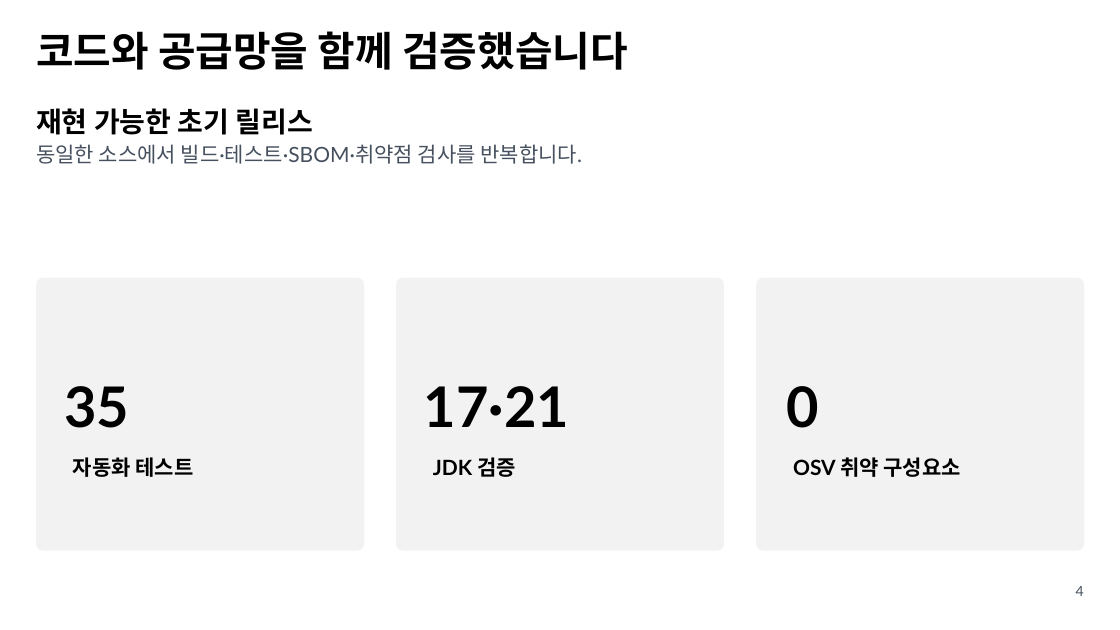
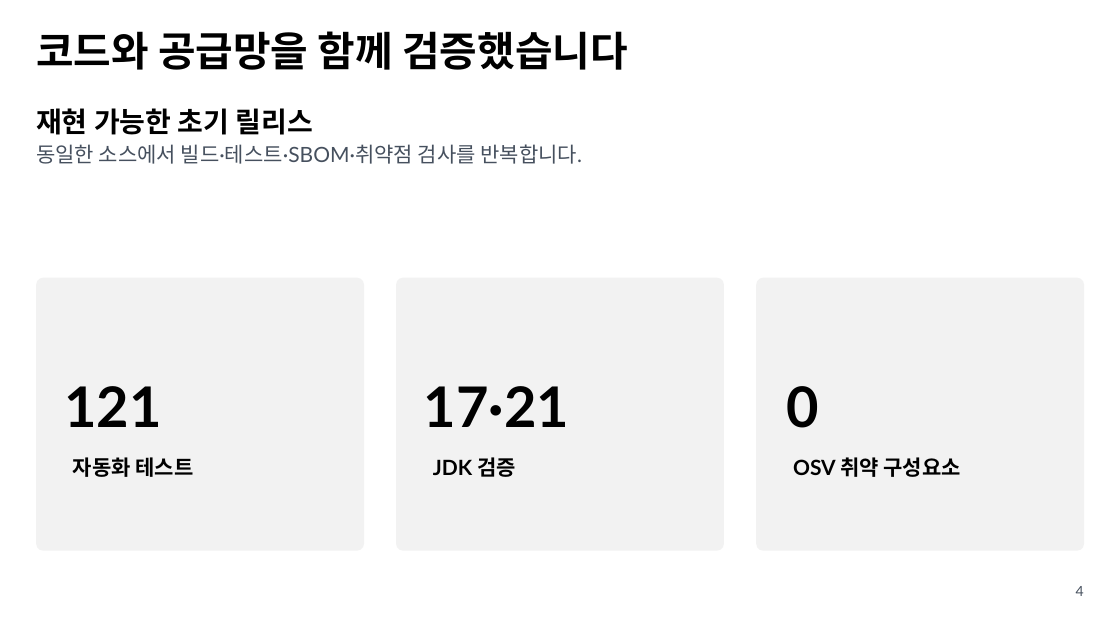
Before and after one commit to reqover-labs/reqover, a slide deck: slide 4 of docs/competition/submission/Reqover_3min_video_deck.pptx. Drawn at 1120x630 pixels with LibreOffice and Linux fonts; fonts in the diff are those of the drawing. Boxes give left, top, right and bottom in pixels: in the first picture for what was removed or moved away, otherwise in the second. Text is boxed around its words. In the diff, an @@ line names an element or a change of style, - is before the commit and + after.

```diff
--- a/docs/competition/submission/Reqover_3min_video_deck.pptx
+++ b/docs/competition/submission/Reqover_3min_video_deck.pptx
@@ text at (65, 386, 162, 427): text changed @@
-35
+121
```
Also in this commit, not shown: 1 other slide changed, 2 other files.
